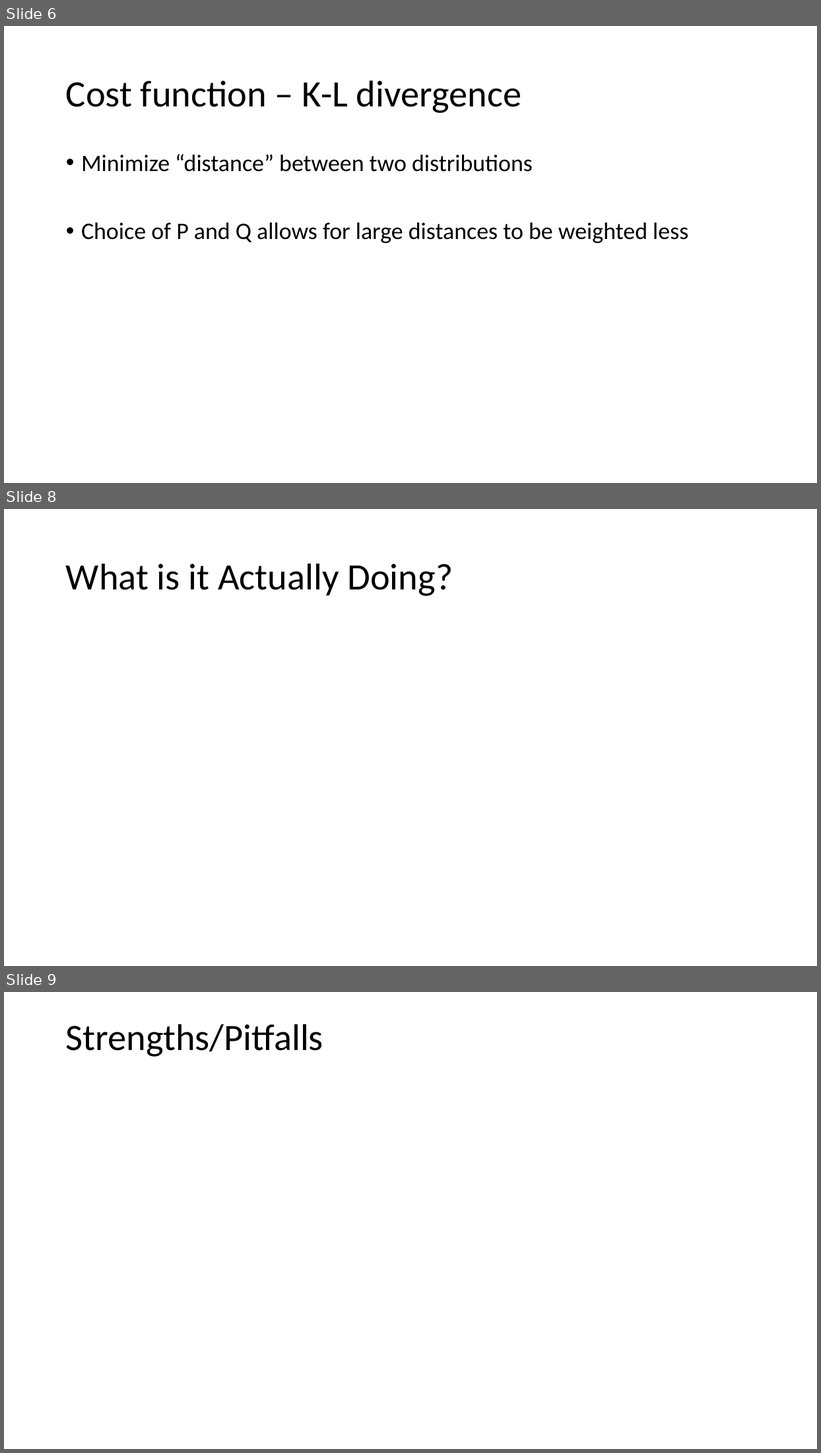
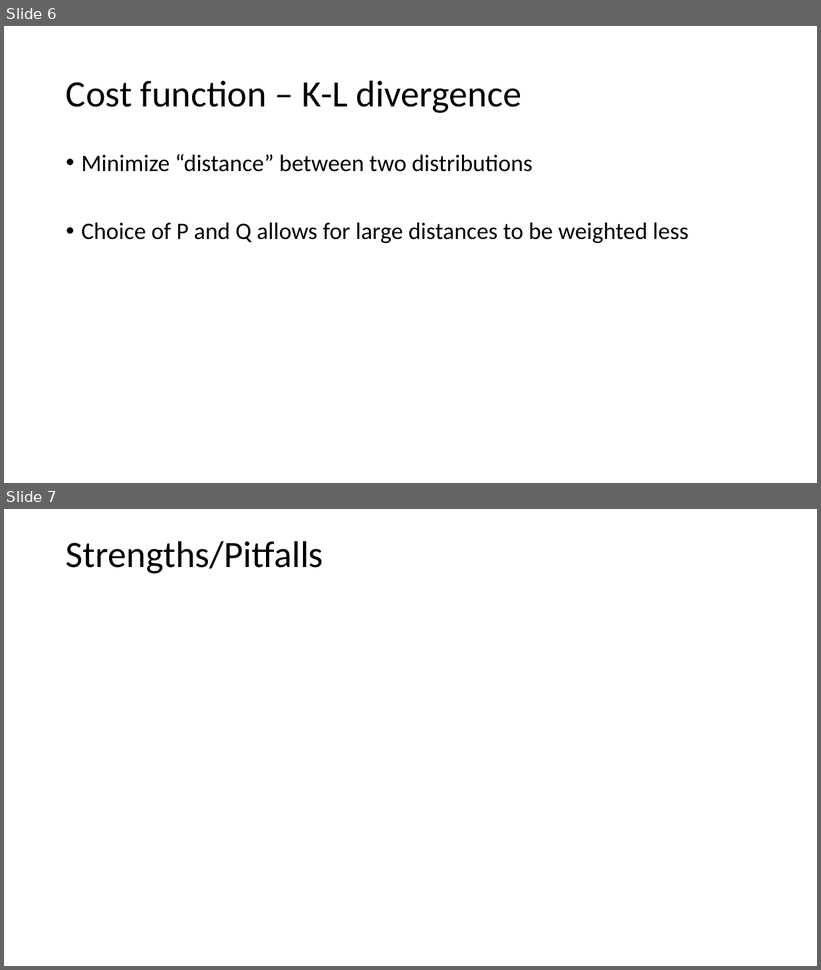
Before and after one commit to nbv3/math465_tsne, a slide deck: math465_tsne.pptx. Shown one above the other, each under a label of ours: slides 6, 8 and 9 before the commit, slides 6 and 7 after it; the slides between them are not shown. The pictures are 821x1453 and 821x970 pixels, drawn with LibreOffice and Linux fonts; fonts in the diff are those of the drawing. Boxes give left, top, right and bottom in pixels: in the first picture for what was removed or moved away, otherwise in the second. Text is boxed around its words. In the diff, an @@ line names an element or a change of style, - is before the commit and + after.

```diff
--- a/math465_tsne.pptx
+++ b/math465_tsne.pptx
@@ slide 8 removed at (4,509,817,966), background #FFFFFF @@
@@ title removed at (66,563,453,596) @@
-What is it Actually Doing?
@@ what was slide 9 is now slide 7 @@
```
Also in this commit, not shown: 1 other slide removed.
